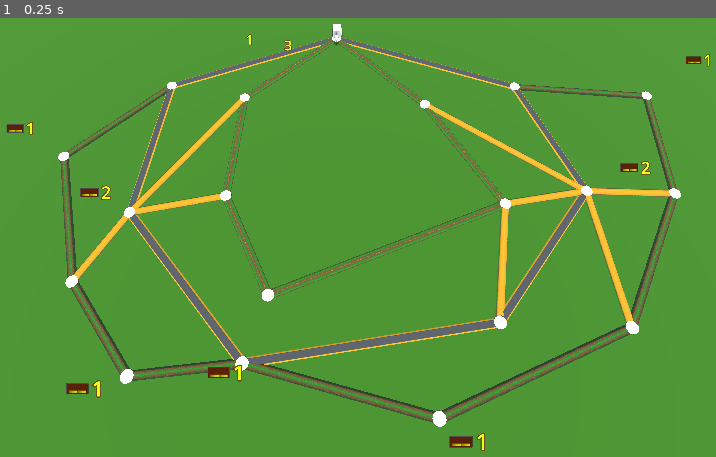
Above: before the commit, frame 1.
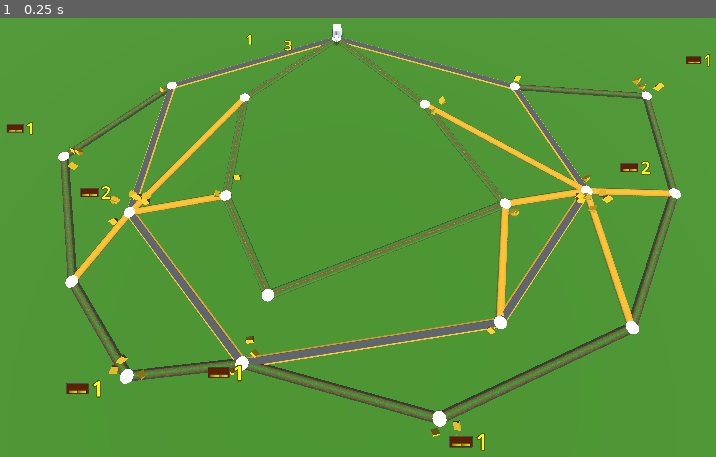
Above: after the commit, the same moment.

Repository: squirrelsoftcompany/LD58
Game: Godot game, scene res://scene/map.tscn
Two runs of this game, one before a commit and one after it. Both use one fixed random seed, a clock stepped at 60 frames per second and the inputs below.
Inputs:
- Up to frame 1 (0.25 s): no input

The runs differ from the first frame. In frame 1, 0.5% of the frame differs, in the area x 9-93%, y 13-96%.

Commit message:
dumb and ineficient visuals
for pop and crimeRate

Diff:
--- a/Scripts/Vfx/Spread.gd
+++ b/Scripts/Vfx/Spread.gd
@@ -1,13 +1,31 @@
 extends MultiMeshInstance3D
 
+enum Vars {POP,CRIM}
+
 @export var radial_orientation : bool = false
-@export var angle : float = 0 ## if radial orientation true
 @export var nb_max : int = 10
-@export var watched_variable : String
+@export var watched_variable : Vars
 @export var min_range : float
 @export var max_range : float
 
-var meshes : Array
+func _ready():
+	GlobalEventHolder.loopEnd.connect(_update)
+	multimesh.instance_count = nb_max
+	var offset = 2*PI/nb_max
+	var dir : float =0
+	for i in multimesh.instance_count:
+		dir += offset
+		var pos : Vector3 = Vector3(cos(dir),0.15,sin(dir)) * randf_range(min_range,max_range)
+		var transfo : Transform3D = Transform3D(Basis.IDENTITY,pos)
+		if radial_orientation:
+			transfo = transfo.looking_at((pos-Vector3.UP)*2)
+		else:
+			transfo = transfo.rotated(Vector3.UP,randf_range(0,2*PI))
+		multimesh.set_instance_transform(i,transfo)
+	_update()
 
-func _ready():
-	pass
+func _update():
+	if watched_variable == Vars.POP:
+		multimesh.visible_instance_count = $"../..".population
+	else:
+		multimesh.visible_instance_count = $"../..".crimeRate/2
--- /dev/null
+++ b/Shaders/Hayhouse.tres
@@ -0,0 +1,178 @@
+[gd_resource type="VisualShader" load_steps=15 format=3 uid="uid://dfd5h74mdp1id"]
+
+[sub_resource type="VisualShaderNodeInput" id="VisualShaderNodeInput_28srp"]
+input_name = "normal"
+
+[sub_resource type="VisualShaderNodeInput" id="VisualShaderNodeInput_je7o7"]
+input_name = "view_matrix"
+
+[sub_resource type="VisualShaderNodeTransformVecMult" id="VisualShaderNodeTransformVecMult_oxnt8"]
+expanded_output_ports = [0]
+operator = 1
+
+[sub_resource type="VisualShaderNodeIf" id="VisualShaderNodeIf_lx7nh"]
+default_input_values = [0, 0.0, 1, 0.1, 2, 1e-05, 3, Vector3(0, 0, 0), 4, Vector3(0, 0, 0), 5, Vector3(1, 1, 1)]
+
+[sub_resource type="VisualShaderNodeVectorDistance" id="VisualShaderNodeVectorDistance_ekhh7"]
+default_input_values = [0, Vector2(0, 0), 1, Vector2(0, 0)]
+op_type = 0
+
+[sub_resource type="VisualShaderNodeVectorCompose" id="VisualShaderNodeVectorCompose_6ptnb"]
+op_type = 0
+
+[sub_resource type="VisualShaderNodeColorConstant" id="VisualShaderNodeColorConstant_3v36i"]
+constant = Color(0.5625, 0.44554454, 0, 1)
+
+[sub_resource type="VisualShaderNodeColorConstant" id="VisualShaderNodeColorConstant_2oc85"]
+constant = Color(0.3984375, 0.2705138, 0.17841786, 1)
+
+[sub_resource type="VisualShaderNodeInput" id="VisualShaderNodeInput_mxmq5"]
+expanded_output_ports = [0]
+input_name = "vertex"
+
+[sub_resource type="VisualShaderNodeVectorCompose" id="VisualShaderNodeVectorCompose_nisim"]
+
+[sub_resource type="VisualShaderNodeClamp" id="VisualShaderNodeClamp_p4lpa"]
+default_input_values = [0, 0.0, 1, -0.3, 2, 0.3]
+
+[sub_resource type="VisualShaderNodeFloatFunc" id="VisualShaderNodeFloatFunc_hwe1d"]
+function = 12
+
+[sub_resource type="VisualShaderNodeFloatOp" id="VisualShaderNodeFloatOp_bq5ek"]
+operator = 3
+
+[sub_resource type="VisualShaderNodeFloatOp" id="VisualShaderNodeFloatOp_2rpdc"]
+default_input_values = [0, 0.0, 1, 1.0]
+
+[resource]
+code = "shader_type spatial;
+render_mode blend_mix, depth_draw_opaque, depth_test_default, cull_back, diffuse_lambert, specular_schlick_ggx;
+
+
+
+
+void vertex() {
+// Input:2
+	vec3 n_out2p0 = VERTEX;
+	float n_out2p1 = n_out2p0.r;
+	float n_out2p2 = n_out2p0.g;
+	float n_out2p3 = n_out2p0.b;
+
+
+// Clamp:5
+	float n_in5p1 = -0.30000;
+	float n_in5p2 = 0.30000;
+	float n_out5p0 = clamp(n_out2p1, n_in5p1, n_in5p2);
+
+
+// FloatFunc:7
+	float n_out7p0 = abs(n_out2p3);
+
+
+// FloatOp:9
+	float n_in9p1 = 1.00000;
+	float n_out9p0 = n_out7p0 + n_in9p1;
+
+
+// FloatOp:8
+	float n_out8p0 = n_out2p2 / n_out9p0;
+
+
+// VectorCompose:4
+	vec3 n_out4p0 = vec3(n_out5p0, n_out8p0, n_out2p3);
+
+
+// Output:0
+	VERTEX = n_out4p0;
+	COLOR.rgb = n_out2p0;
+
+
+}
+
+void fragment() {
+// Input:3
+	mat4 n_out3p0 = VIEW_MATRIX;
+
+
+// Input:2
+	vec3 n_out2p0 = NORMAL;
+
+
+// TransformVectorMult:4
+	vec3 n_out4p0 = (vec4(n_out2p0, 1.0) * n_out3p0).xyz;
+	float n_out4p1 = n_out4p0.r;
+	float n_out4p2 = n_out4p0.g;
+
+
+// VectorCompose:7
+	vec2 n_out7p0 = vec2(n_out4p1, n_out4p2);
+
+
+// Distance:6
+	vec2 n_in6p1 = vec2(0.00000, 0.00000);
+	float n_out6p0 = distance(n_out7p0, n_in6p1);
+
+
+// ColorConstant:8
+	vec4 n_out8p0 = vec4(0.562500, 0.445545, 0.000000, 1.000000);
+
+
+// ColorConstant:9
+	vec4 n_out9p0 = vec4(0.398438, 0.270514, 0.178418, 1.000000);
+
+
+	vec3 n_out5p0;
+// If:5
+	float n_in5p1 = 0.10000;
+	float n_in5p2 = 0.00001;
+	vec3 n_in5p3 = vec3(0.00000, 0.00000, 0.00000);
+	if(abs(n_out6p0 - n_in5p1) < n_in5p2)
+	{
+		n_out5p0 = n_in5p3;
+	}
+	else if(n_out6p0 < n_in5p1)
+	{
+		n_out5p0 = vec3(n_out9p0.xyz);
+	}
+	else
+	{
+		n_out5p0 = vec3(n_out8p0.xyz);
+	}
+
+
+// Output:0
+	ALBEDO = n_out5p0;
+
+
+}
+"
+nodes/vertex/2/node = SubResource("VisualShaderNodeInput_mxmq5")
+nodes/vertex/2/position = Vector2(-1220, 60)
+nodes/vertex/4/node = SubResource("VisualShaderNodeVectorCompose_nisim")
+nodes/vertex/4/position = Vector2(160, 120)
+nodes/vertex/5/node = SubResource("VisualShaderNodeClamp_p4lpa")
+nodes/vertex/5/position = Vector2(-180, -60)
+nodes/vertex/7/node = SubResource("VisualShaderNodeFloatFunc_hwe1d")
+nodes/vertex/7/position = Vector2(-840, 260)
+nodes/vertex/8/node = SubResource("VisualShaderNodeFloatOp_bq5ek")
+nodes/vertex/8/position = Vector2(-160, 120)
+nodes/vertex/9/node = SubResource("VisualShaderNodeFloatOp_2rpdc")
+nodes/vertex/9/position = Vector2(-620, 280)
+nodes/vertex/connections = PackedInt32Array(4, 0, 0, 0, 2, 1, 5, 0, 5, 0, 4, 0, 2, 3, 4, 2, 2, 3, 7, 0, 2, 0, 0, 6, 8, 0, 4, 1, 2, 2, 8, 0, 7, 0, 9, 0, 9, 0, 8, 1)
+nodes/fragment/2/node = SubResource("VisualShaderNodeInput_28srp")
+nodes/fragment/2/position = Vector2(-1340, 80)
+nodes/fragment/3/node = SubResource("VisualShaderNodeInput_je7o7")
+nodes/fragment/3/position = Vector2(-1300, -40)
+nodes/fragment/4/node = SubResource("VisualShaderNodeTransformVecMult_oxnt8")
+nodes/fragment/4/position = Vector2(-960, -40)
+nodes/fragment/5/node = SubResource("VisualShaderNodeIf_lx7nh")
+nodes/fragment/5/position = Vector2(-160, 40)
+nodes/fragment/6/node = SubResource("VisualShaderNodeVectorDistance_ekhh7")
+nodes/fragment/6/position = Vector2(-460, 0)
+nodes/fragment/7/node = SubResource("VisualShaderNodeVectorCompose_6ptnb")
+nodes/fragment/7/position = Vector2(-700, 0)
+nodes/fragment/8/node = SubResource("VisualShaderNodeColorConstant_3v36i")
+nodes/fragment/8/position = Vector2(-560, 180)
+nodes/fragment/9/node = SubResource("VisualShaderNodeColorConstant_2oc85")
+nodes/fragment/9/position = Vector2(-580, 300)
+nodes/fragment/connections = PackedInt32Array(3, 0, 4, 0, 2, 0, 4, 1, 7, 0, 6, 0, 4, 1, 7, 0, 4, 2, 7, 1, 6, 0, 5, 0, 8, 0, 5, 4, 5, 0, 0, 0, 9, 0, 5, 5)
--- a/scene/Zones/zone.tscn
+++ b/scene/Zones/zone.tscn
@@ -1,6 +1,7 @@
-[gd_scene load_steps=14 format=3 uid="uid://he5f6ia7kbf3"]
+[gd_scene load_steps=18 format=3 uid="uid://he5f6ia7kbf3"]
 
 [ext_resource type="Script" uid="uid://c2i0k42lbv0pg" path="res://Scripts/Places/place.gd" id="1_qqvsp"]
+[ext_resource type="Shader" uid="uid://dfd5h74mdp1id" path="res://Shaders/Hayhouse.tres" id="2_aa87r"]
 [ext_resource type="Shader" uid="uid://brtg76uboo5l6" path="res://Shaders/Spikes.tres" id="2_stcbh"]
 [ext_resource type="Script" uid="uid://ck1xtjiq725vn" path="res://Scripts/Vfx/Spread.gd" id="3_o6ke5"]
 
@@ -64,6 +65,22 @@
 height = 0.8
 radius = 1.0
 
+[sub_resource type="ShaderMaterial" id="ShaderMaterial_rjtur"]
+render_priority = 0
+shader = ExtResource("2_aa87r")
+
+[sub_resource type="PrismMesh" id="PrismMesh_o6ke5"]
+material = SubResource("ShaderMaterial_rjtur")
+size = Vector3(0.8, 0.8, 0.6)
+subdivide_width = 2
+subdivide_height = 4
+subdivide_depth = 2
+
+[sub_resource type="MultiMesh" id="MultiMesh_aa87r"]
+resource_local_to_scene = true
+transform_format = 1
+mesh = SubResource("PrismMesh_o6ke5")
+
 [sub_resource type="ShaderMaterial" id="ShaderMaterial_o6ke5"]
 render_priority = 0
 shader = ExtResource("2_stcbh")
@@ -75,6 +92,7 @@
 radial_segments = 8
 
 [sub_resource type="MultiMesh" id="MultiMesh_rjtur"]
+resource_local_to_scene = true
 transform_format = 1
 mesh = SubResource("CylinderMesh_aa87r")
 
@@ -256,17 +274,23 @@
 
 [node name="houses" type="Node3D" parent="."]
 
+[node name="MultiMeshInstance3D" type="MultiMeshInstance3D" parent="houses"]
+multimesh = SubResource("MultiMesh_aa87r")
+script = ExtResource("3_o6ke5")
+nb_max = 30
+min_range = 0.8
+max_range = 2.4
+
 [node name="Spikes" type="Node3D" parent="."]
 
 [node name="MultiMeshInstance3D" type="MultiMeshInstance3D" parent="Spikes"]
 multimesh = SubResource("MultiMesh_rjtur")
 script = ExtResource("3_o6ke5")
-radial_orientation = null
-angle = null
-nb_max = null
-watched_variable = null
-min_range = null
-max_range = null
+radial_orientation = true
+nb_max = 50
+watched_variable = 1
+min_range = 2.5
+max_range = 3.0
 
 [connection signal="mouse_entered" from="StaticBody3D" to="." method="_hover" binds= [true]]
 [connection signal="mouse_exited" from="StaticBody3D" to="." method="_hover"]
